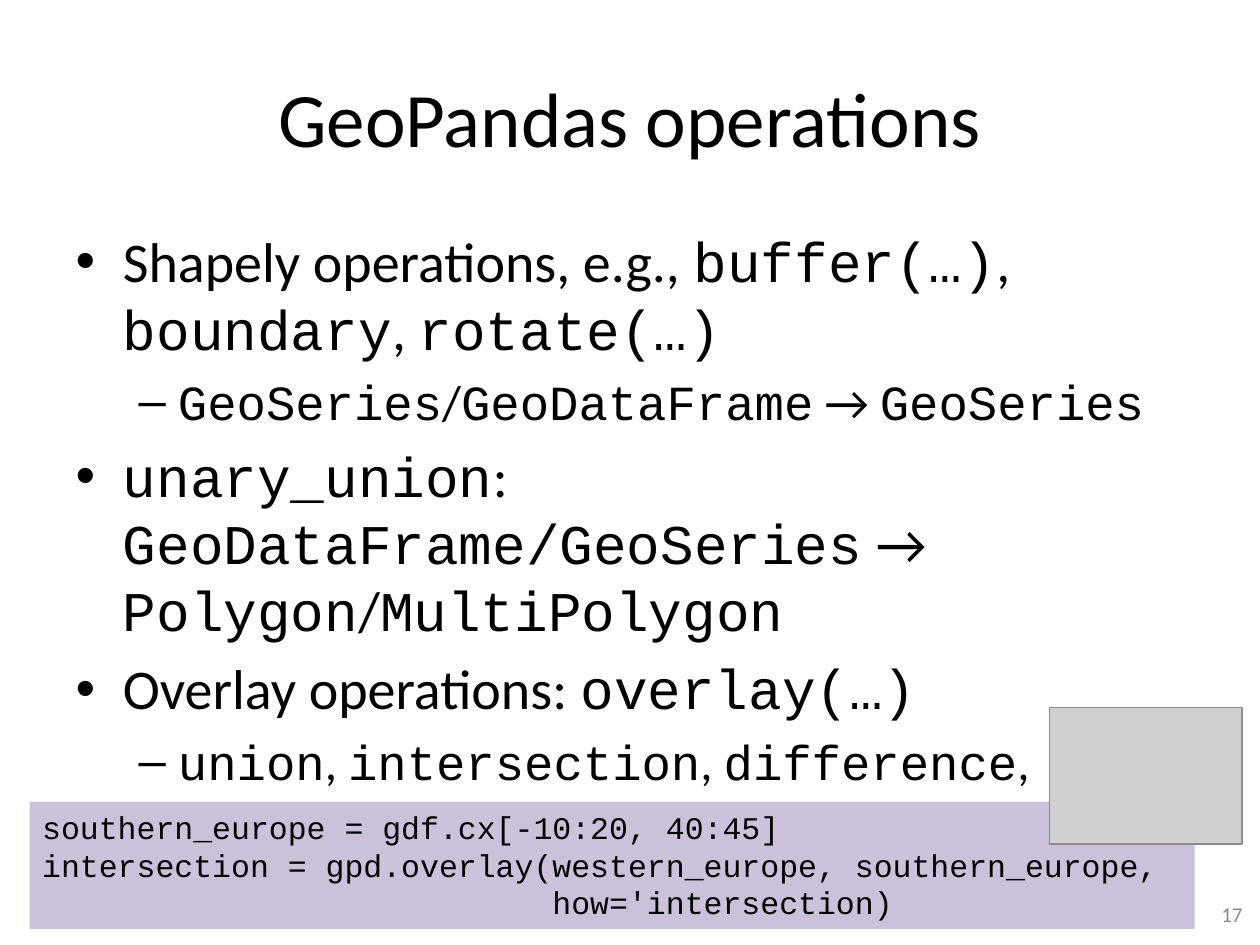
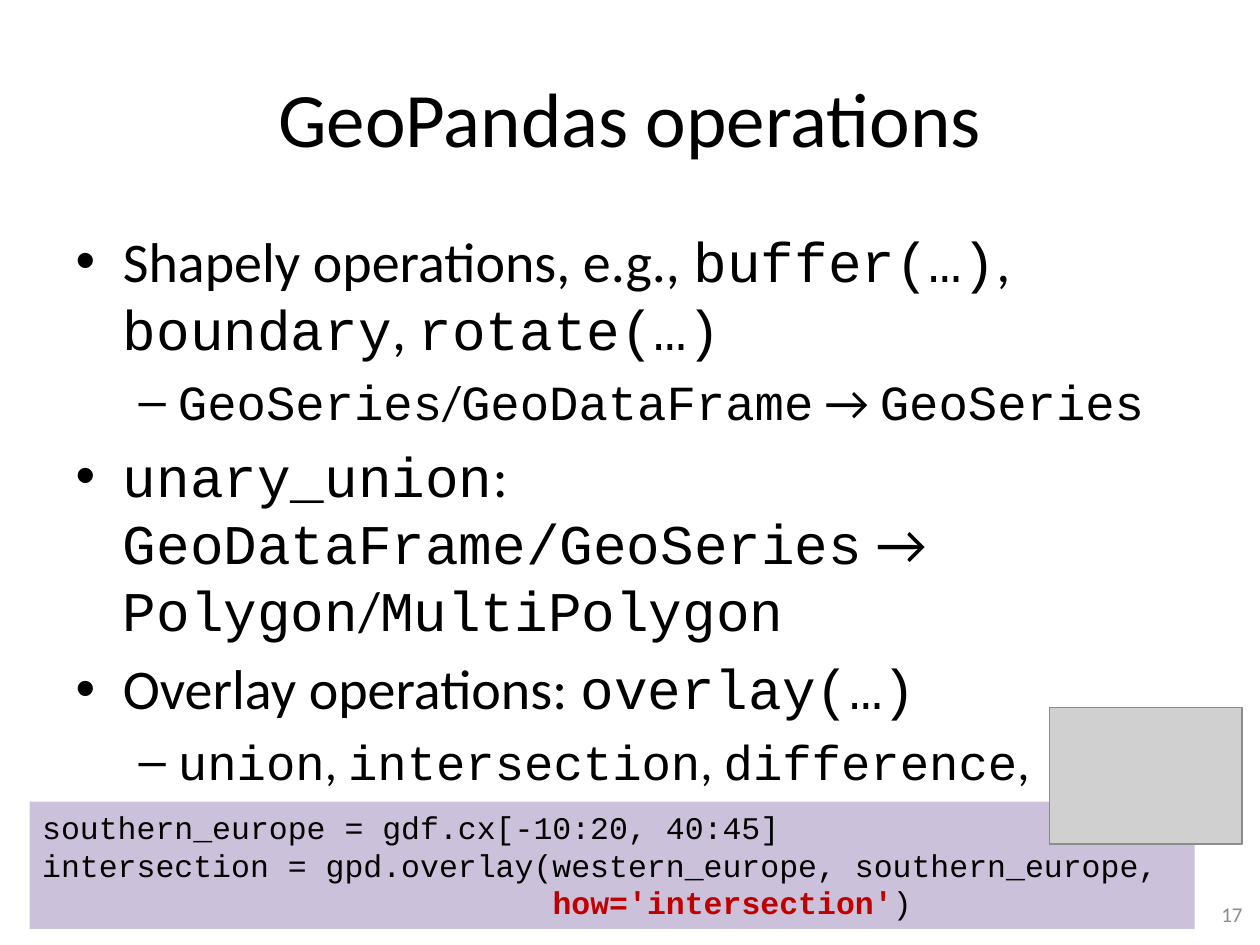
Before and after one commit to gjbex/training-material, a slide deck: slide 17 of Python/python_gis.pptx. Drawn at 1260x945 pixels with LibreOffice and Linux fonts; fonts in the diff are those of the drawing; grey boxes stand for pictures. Boxes give left, top, right and bottom in pixels: in the first picture for what was removed or moved away, otherwise in the second. Text is boxed around its words. In the diff, an @@ line names an element or a change of style, - is before the commit and + after.

```diff
--- a/Python/python_gis.pptx
+++ b/Python/python_gis.pptx
@@ text in rectangle at [42, 854, 1157, 921]: text changed @@
-intersection = gpd.overlay(western_europe, southern_europe,
-how='intersection)
+intersection = gpd.overlay(western_europe, southern_europe,
+how='intersection')
```
Also in this commit, not shown: 1 other slide changed.
